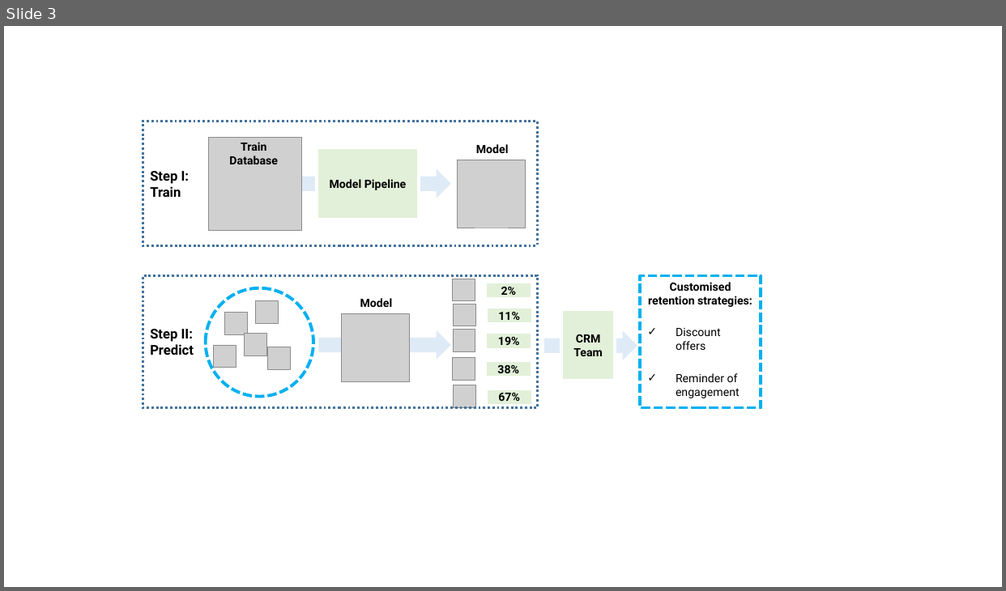
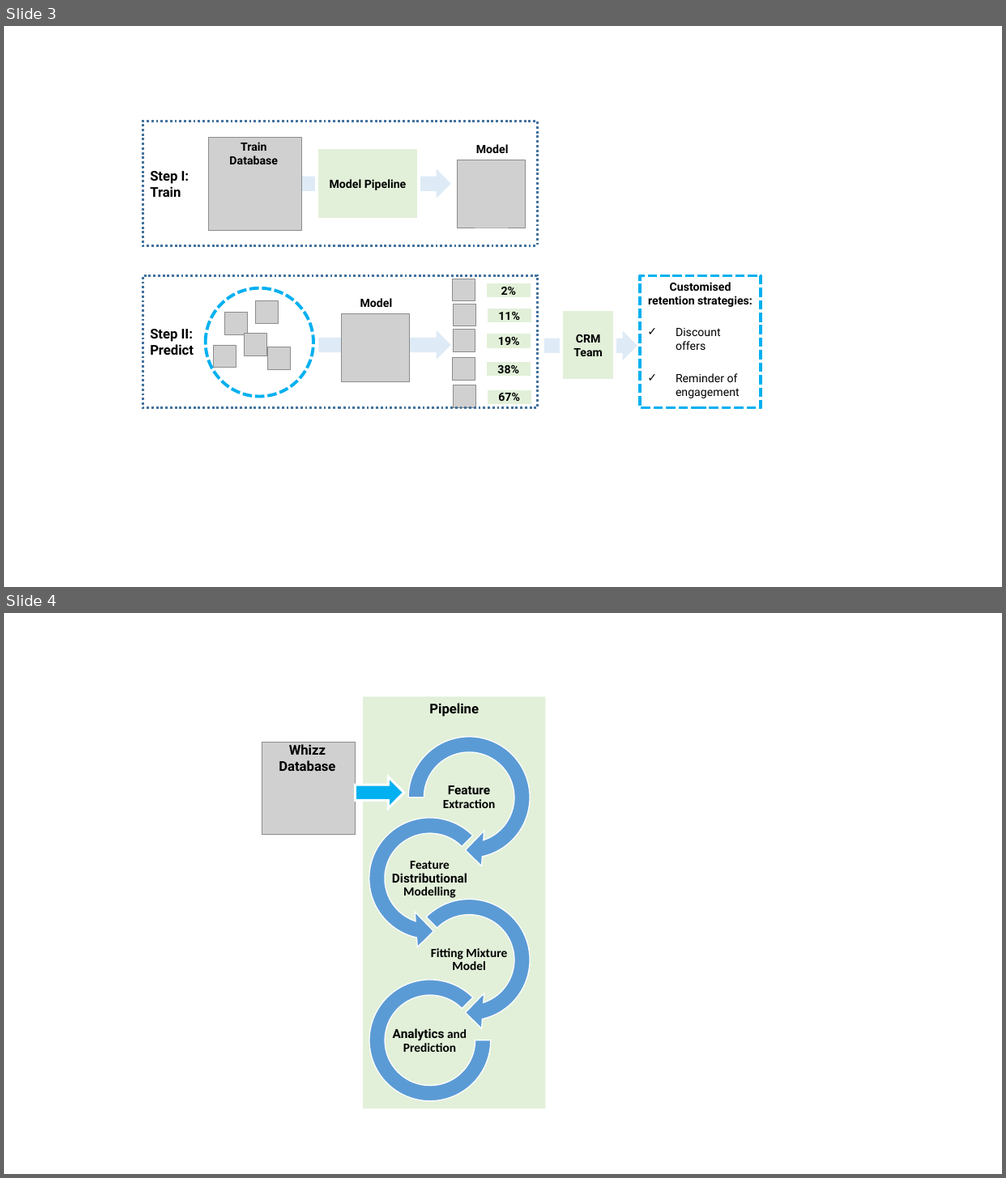
Before and after one commit to vicaws/Whizz, a slide deck: Report/Figure/Figure.pptx. Shown one above the other, each under a label of ours: slide 3 before the commit, slides 3 and 4 after it. The pictures are 1006x591 and 1006x1178 pixels, drawn with LibreOffice and Linux fonts; fonts in the diff are those of the drawing; grey boxes stand for pictures. Boxes give left, top, right and bottom in pixels: in the first picture for what was removed or moved away, otherwise in the second. Text is boxed around its words. In the diff, an @@ line names an element or a change of style, - is before the commit and + after.

```diff
--- a/Report/Figure/Figure.pptx
+++ b/Report/Figure/Figure.pptx
@@ slide 4 added at [4,613,1002,1174], background #FFFFFF @@
@@ group added at [262,697,546,1110]: 5 texts, 2 circular arrows, 1 rectangle, 1 left circular arrow, 1 arch (boxed as its full ring), 1 picture, 1 right arrow @@
+Pipeline
+Feature Extraction
+Feature Distributional Modelling
+Fitting Mixture Model
+Analytics and Prediction
+Whizz Database
```
Also in this commit, not shown: 1 slide changed, 27 other files.
